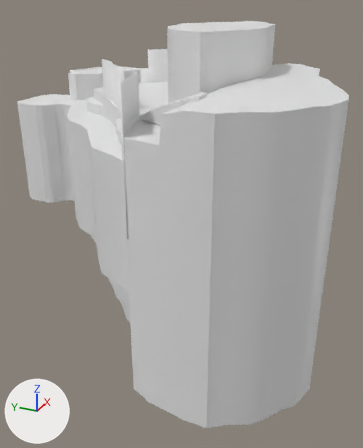
What one commit did to the Blender file Assets/Models/Map.blend.
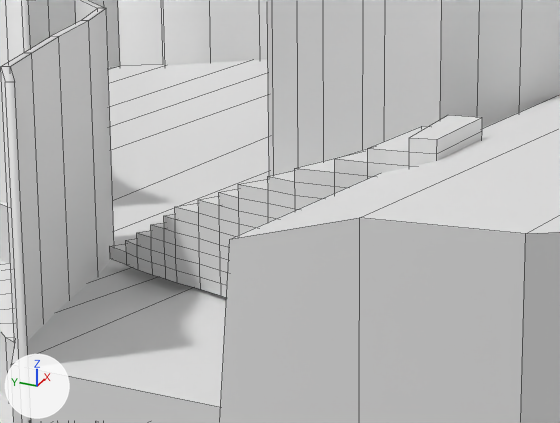
Old and new are each drawn whole from a camera (50 mm lens) standing at (-3.907, -1.677, 0.968) and looking at (-0.185, -0.002, -0.893) and again close up on the part from 33% to 61% of the width and 16% to 33% of the height. The axes (+X, +Y, +Z) are drawn at lower left. The lights are the same throughout. The close-ups show mesh edges as thin lines.
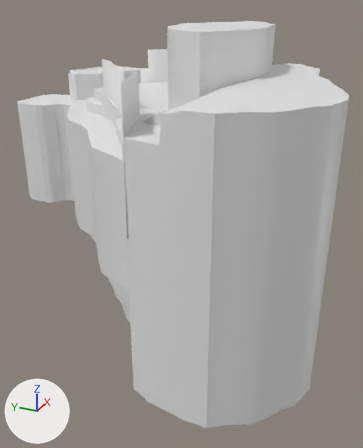
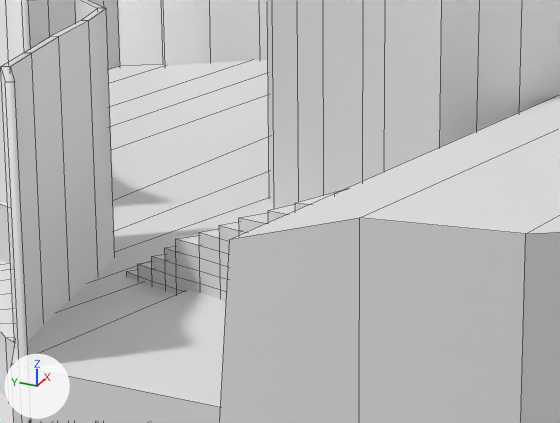
The change, as a diff of the scene's bpy script:
```diff
--- a/Assets/Models/Map.blend.py
+++ b/Assets/Models/Map.blend.py
@@ ob_plane_006 @@
 ob_plane_006 = bpy.data.objects.new('Plane.006', me_plane_006)
-ob_plane_006.location = (0.0, 0.0, 0.197)
+ob_plane_006.location = (0.0, 0.0, 0.157)
 ob_plane_006.scale = (1.0, 1.0, 0.777)
```

What differs and where, as boxes (x1, y1, x2, y2) in the close-ups (560 x 423 px):
'Plane.006', moved
    before: (109, 115, 482, 298)
    after: (127, 191, 339, 301)
